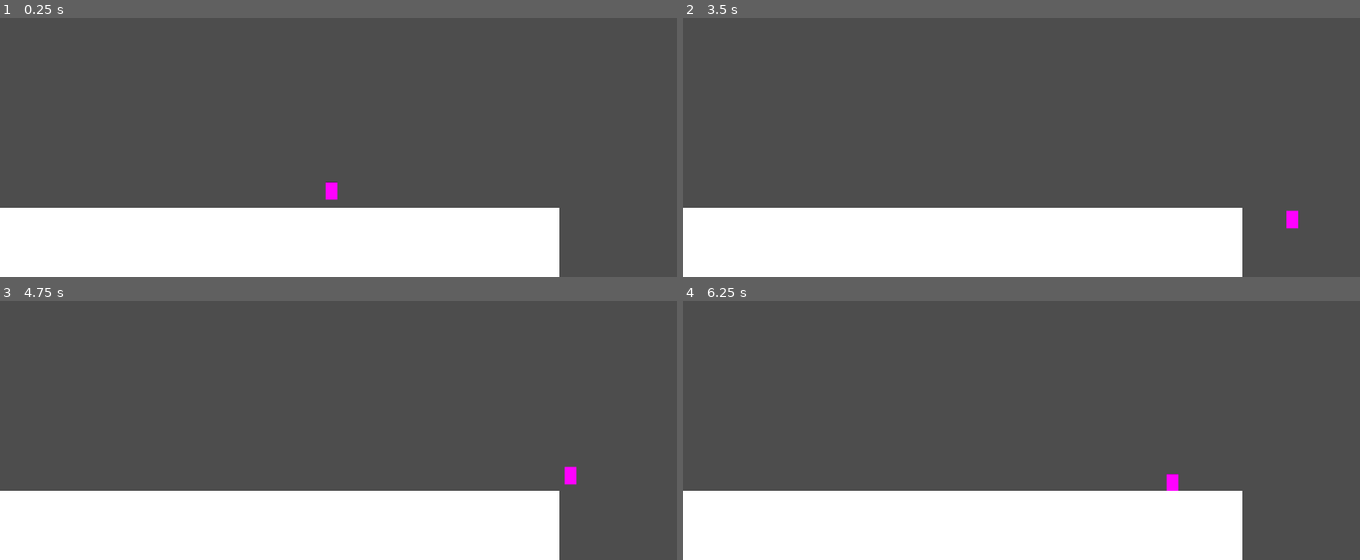
Above: before the commit, frames 1-4 (two rows, left to right).
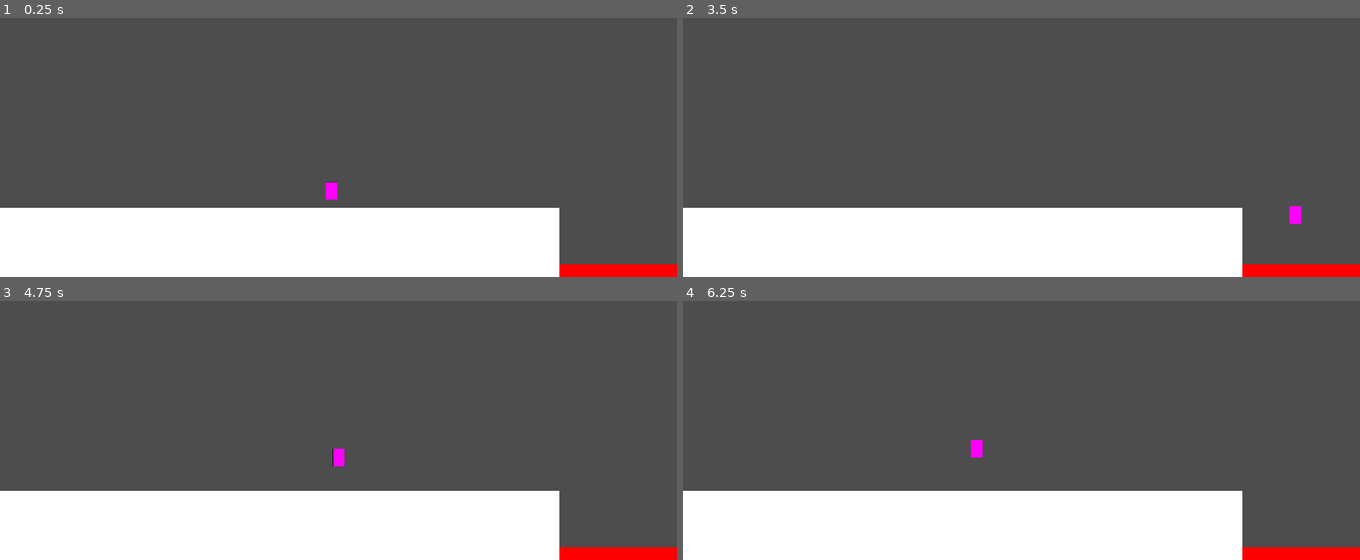
Above: after the commit, the same moments.

Repository: potatinator/codeday3-ihatecaiden
Game: Godot game, scene res://node_2d.tscn
Two runs of this game, one before a commit and one after it. Both use one fixed random seed, a clock stepped at 60 frames per second and the inputs below.
Inputs:
- Up to frame 1 (0.25 s): no input
- Up to frame 2 (3.5 s): hold D (moveRight) 0.53-2.03 s; tap E (release) at 0.6, 1.55, 2.1, 3.05 s; tap W (jump) at 0.77, 1.52, 3.02 s; tap Q (store) at 0.8, 1.35, 2.3, 2.85 s; hold A (moveLeft) 2.03-2.78 s; hold D (moveRight) from 2.78 s (still down)
- Up to frame 3 (4.75 s): tap E (release) at 3.6, 4.55 s; tap W (jump) at 3.77, 4.52 s; tap Q (store) at 3.8, 4.35 s; release D (moveRight) at 4.28 s; hold A (moveLeft) from 4.28 s (still down)
- Up to frame 4 (6.25 s): release A (moveLeft) at 5.03 s; hold D (moveRight) 5.03-5.78 s; tap E (release) at 5.1, 6.05 s; tap Q (store) at 5.3, 5.85 s; hold A (moveLeft) from 5.78 s (still down); tap W (jump) at 6.02 s

The runs differ from the first frame. In frame 1, 0.9% of the frame differs, in the area x 82-100%, y 94-100%; in frame 2, 1.0%; in frame 3, 1.2%, in the area x 49-100%, y 57-100%; in frame 4, 1.2%.

Commit message:
death and motion done

Diff:
--- a/character_body_2d.gd
+++ b/character_body_2d.gd
@@ -15,6 +15,8 @@
 var stored : Vector2 = Vector2(0.0,0.0)
 var fric : float = 0.0;
 var multi : float = 1.0;
+
+signal dieSig
 
 func _physics_process(delta: float):
 	velocity.y += clamp(GRAV*delta, -maxFall, maxFall)
@@ -38,7 +40,7 @@
 	if(Input.is_action_just_pressed("store")):
 		store()
 	if(Input.is_action_just_pressed("release")):
-		velocity += stored
+		velocity += stored*Vector2(fric/airFric, 1.0)
 		stored = Vector2(0.0, 0.0)
 
 	move_and_slide()
@@ -46,5 +48,13 @@
 func store() -> void:
 	stored += velocity
 	stored = stored.normalized() * clamp(stored.length(), 0.0, maxStored)
-	print(stored.length())
 	velocity = Vector2(0.0, 0.0)
+
+
+func _on_area_2d_body_entered(body) -> void:
+	print("die")
+	die()
+
+func die() -> void:
+	dieSig.emit()
+	get_tree().reload_current_scene()
--- a/character_body_2d.tscn
+++ b/character_body_2d.tscn
@@ -1,11 +1,15 @@
-[gd_scene load_steps=4 format=3 uid="uid://drbulqxqdircb"]
+[gd_scene load_steps=5 format=3 uid="uid://drbulqxqdircb"]
 
 [ext_resource type="Script" uid="uid://hgyqx601u7w" path="res://character_body_2d.gd" id="1_f50pn"]
 
-[sub_resource type="PlaceholderTexture2D" id="PlaceholderTexture2D_186t8"]
+[sub_resource type="PlaceholderTexture2D" id="PlaceholderTexture2D_f50pn"]
 size = Vector2(512, 512)
 
-[sub_resource type="CapsuleShape2D" id="CapsuleShape2D_f50pn"]
+[sub_resource type="RectangleShape2D" id="RectangleShape2D_f50pn"]
+size = Vector2(20, 30)
+
+[sub_resource type="RectangleShape2D" id="RectangleShape2D_ij6vw"]
+size = Vector2(22, 32)
 
 [node name="CharacterBody2D" type="CharacterBody2D"]
 script = ExtResource("1_f50pn")
@@ -17,7 +21,17 @@
 [node name="Sprite2D" type="Sprite2D" parent="."]
 position = Vector2(-2.38419e-07, -7.15256e-07)
 scale = Vector2(0.0390625, 0.0585938)
-texture = SubResource("PlaceholderTexture2D_186t8")
+texture = SubResource("PlaceholderTexture2D_f50pn")
 
 [node name="CollisionShape2D" type="CollisionShape2D" parent="."]
-shape = SubResource("CapsuleShape2D_f50pn")
+shape = SubResource("RectangleShape2D_f50pn")
+
+[node name="Area2D" type="Area2D" parent="."]
+collision_layer = 0
+collision_mask = 2
+
+[node name="death" type="CollisionShape2D" parent="Area2D"]
+shape = SubResource("RectangleShape2D_ij6vw")
+debug_color = Color(1, 0, 0, 0.419608)
+
+[connection signal="body_entered" from="Area2D" to="." method="_on_area_2d_body_entered"]
--- /dev/null
+++ b/kill.tscn
@@ -0,0 +1,19 @@
+[gd_scene load_steps=3 format=3 uid="uid://bgqm2hmdxfosh"]
+
+[sub_resource type="QuadMesh" id="QuadMesh_qncar"]
+size = Vector2(100, 100)
+
+[sub_resource type="RectangleShape2D" id="RectangleShape2D_im0tn"]
+size = Vector2(100, 100)
+
+[node name="StaticBody2D" type="StaticBody2D"]
+collision_layer = 2
+collision_mask = 0
+
+[node name="MeshInstance2D" type="MeshInstance2D" parent="."]
+modulate = Color(1, 0, 0, 1)
+mesh = SubResource("QuadMesh_qncar")
+
+[node name="CollisionShape2D" type="CollisionShape2D" parent="."]
+shape = SubResource("RectangleShape2D_im0tn")
+debug_color = Color(1, 0, 0, 0.419608)
--- a/node_2d.tscn
+++ b/node_2d.tscn
@@ -1,13 +1,18 @@
-[gd_scene load_steps=4 format=3 uid="uid://tjhg36urlf05"]
+[gd_scene load_steps=5 format=3 uid="uid://tjhg36urlf05"]
 
 [ext_resource type="PackedScene" uid="uid://drbulqxqdircb" path="res://character_body_2d.tscn" id="1_wtcfe"]
 [ext_resource type="PackedScene" uid="uid://c16mb2p7lvfrk" path="res://block.tscn" id="2_0e48y"]
 [ext_resource type="PackedScene" uid="uid://btw57klxaykkh" path="res://walls.tscn" id="3_epypp"]
+[ext_resource type="PackedScene" uid="uid://bgqm2hmdxfosh" path="res://kill.tscn" id="4_0hol4"]
 
 [node name="Node2D" type="Node2D"]
 
 [node name="CharacterBody2D" parent="." instance=ExtResource("1_wtcfe")]
 position = Vector2(564, 468)
+
+[node name="death" parent="." instance=ExtResource("4_0hol4")]
+position = Vector2(1023, 653)
+scale = Vector2(12.1576, 0.54782)
 
 [node name="ground" parent="." instance=ExtResource("2_0e48y")]
 position = Vector2(442, 592)
--- a/project.godot
+++ b/project.godot
@@ -48,6 +48,10 @@
 ]
 }
 
+[layer_names]
+
+2d_physics/layer_2="kill"
+
 [rendering]
 
 renderer/rendering_method="gl_compatibility"
